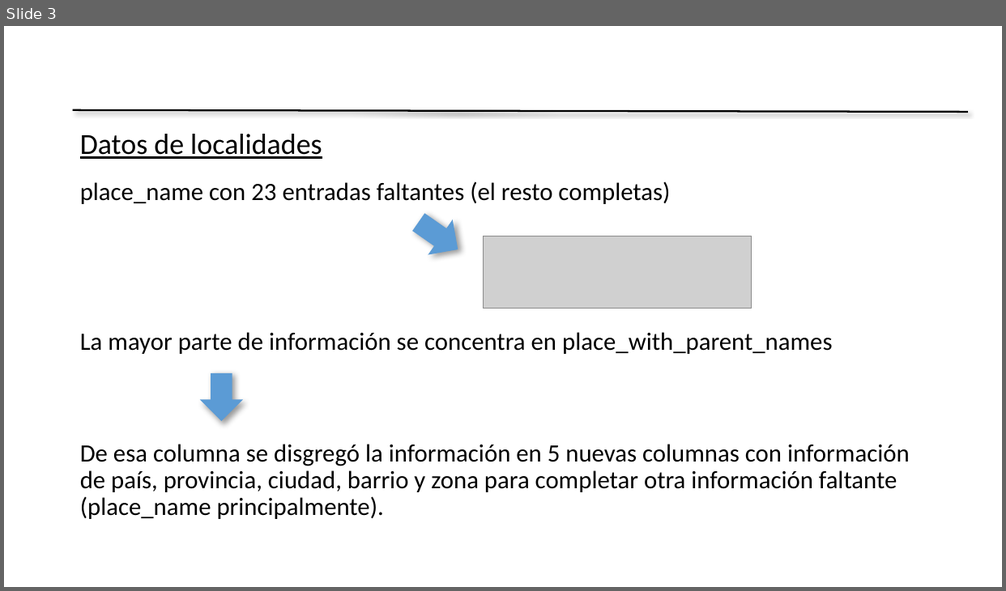
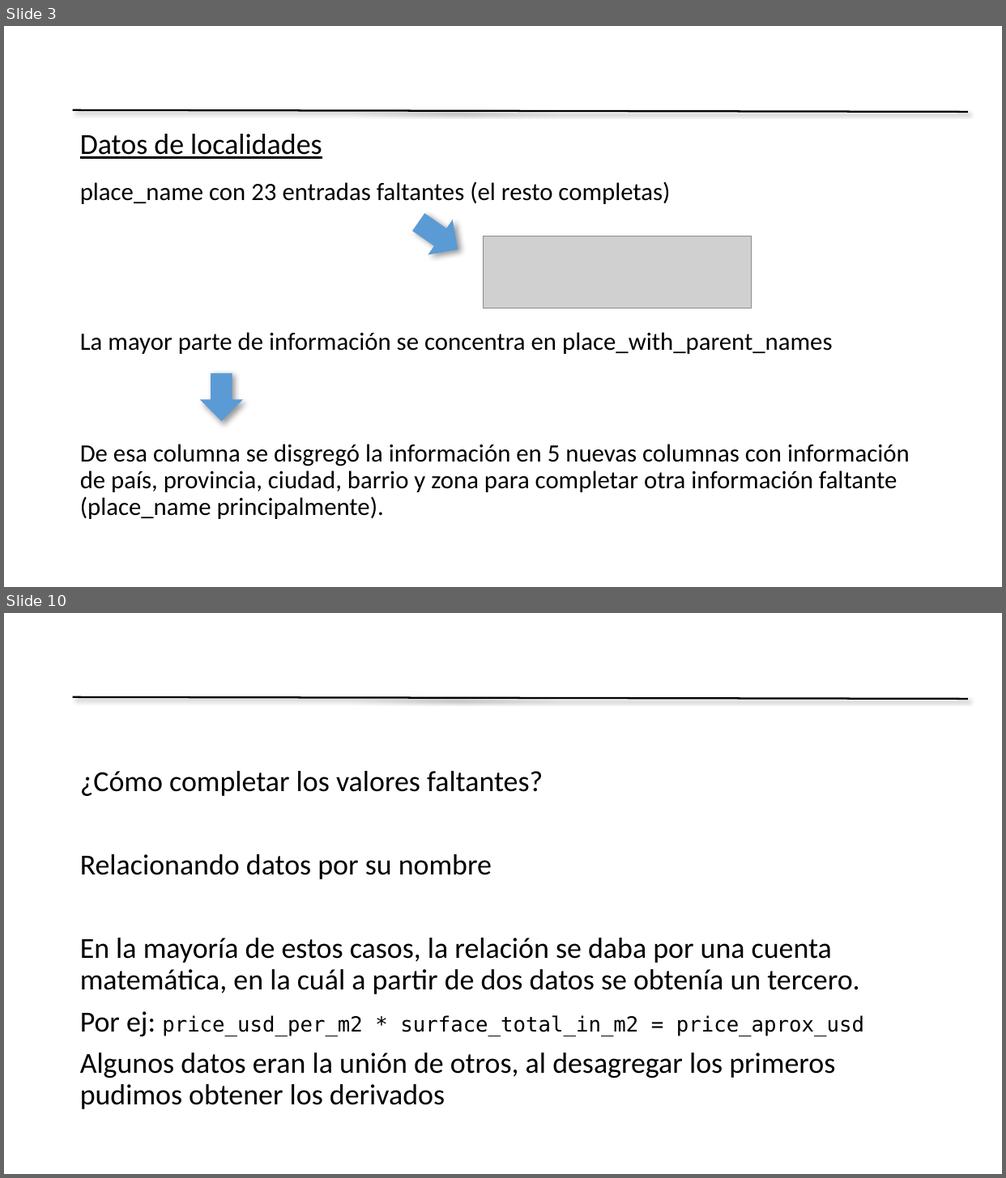
Before and after one commit to rdgagliano/DataScience-Grupo3, a slide deck: Presentation Desafio1 Grupo3.pptx. Shown one above the other, each under a label of ours: slide 3 before the commit, slides 3 and 10 after it; the slides between them are not shown. The pictures are 1006x591 and 1006x1178 pixels, drawn with LibreOffice and Linux fonts; fonts in the diff are those of the drawing; grey boxes stand for pictures; background and template pictures are left out. Boxes give left, top, right and bottom in pixels: in the first picture for what was removed or moved away, otherwise in the second. Text is boxed around its words. In the diff, an @@ line names an element or a change of style, - is before the commit and + after.

```diff
--- a/Presentation Desafio1 Grupo3.pptx
+++ b/Presentation Desafio1 Grupo3.pptx
@@ slide 10 added at (4,613,1002,1174), background picture (left out); not listed: 1 template element that a slide beside it also shows @@
@@ text added at (80,771,864,1110), 28 pt, text #000000 @@
+¿Cómo completar los valores faltantes?
+Relacionando datos por su nombre
+En la mayoría de estos casos, la relación se daba por una cuenta matemática, en la cuál a partir de dos datos se obtenía un tercero.
+Por ej: price_usd_per_m2 * surface_total_in_m2 = price_aprox_usd
+Algunos datos eran la unión de otros, al desagregar los primeros pudimos obtener los derivados
```
Also in this commit, not shown: 8 other slides added, 4 slides removed.
